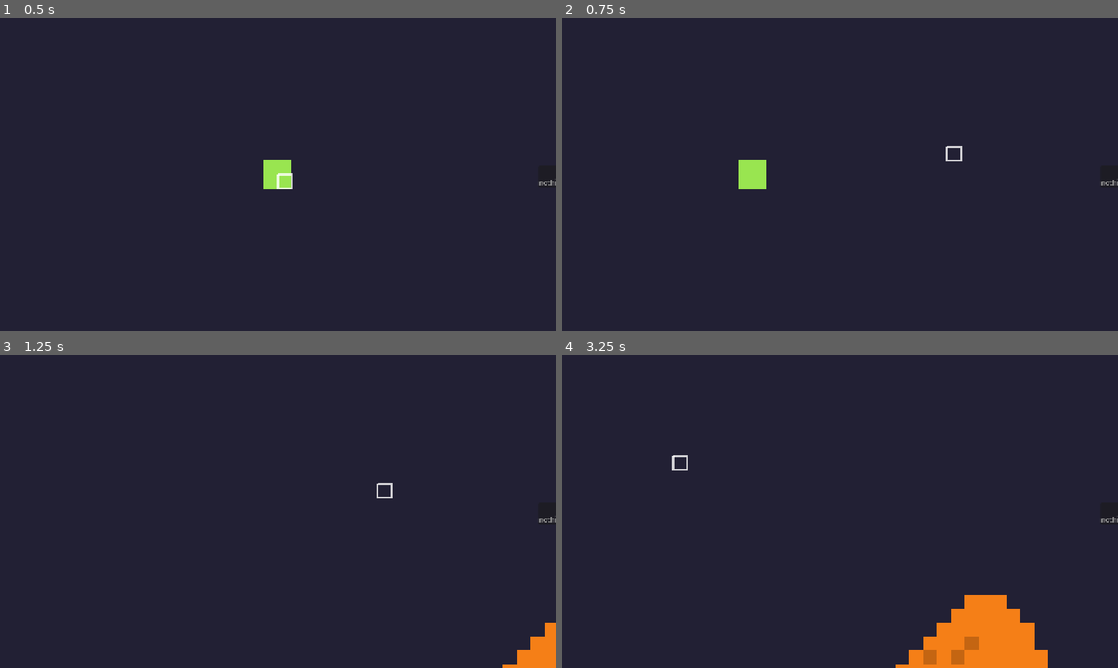
Above: before the commit, frames 1-4 (two rows, left to right).
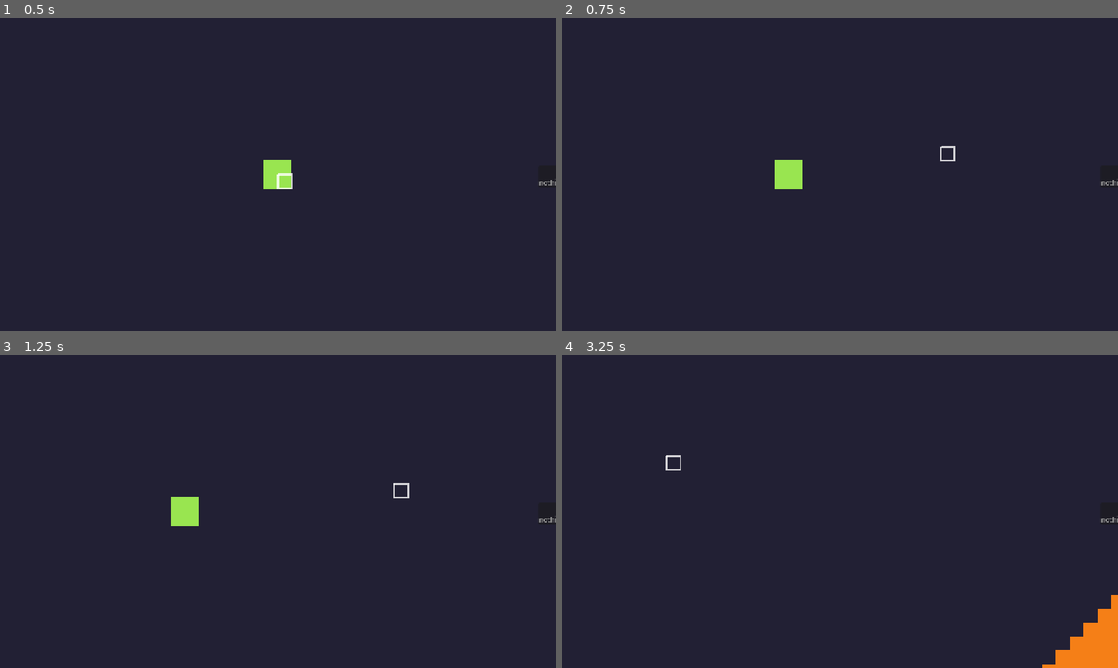
Above: after the commit, the same moments.

Repository: Relieur/David
Game: Godot game, scene res://scene/wolrd.tscn
The game is run twice, just before and just after one commit, with the same random seed, the same clock (stepped at 60 frames per second) and the same inputs. The project has no main scene, so this scene is started directly.
Inputs (mouse positions are in pixels of both pictures, inside the frame that each line leads up to):
- Up to frame 1 (0.5 s): no input
- Up to frame 2 (0.75 s): tap Enter at 0.5 s; move the mouse to (962, 158) at 0.52 s; hold D (move_right) from 0.53 s (still down); tap Space at 0.6 s; click (962, 158) at 0.67 s
- Up to frame 3 (1.25 s): keep holding D (move_right); tap Space at 0.77, 1.07 s
- Up to frame 4 (3.25 s): release D (move_right) at 1.25 s; drag from (1084, 658) to (812, 574) at 1.27 s; tap Space at 2, 2.1 s; move the mouse to (1029, 642) at 2.02 s; hold D (move_right) 2.03-2.75 s; click (1029, 642) at 2.17 s; drag from (928, 658) to (673, 464) at 2.77 s

Frame 1 is identical in both runs. In frame 2, 1.0% of the frame differs, in the area x 31-72%, y 40-55%; in frame 3, 1.3%; in frame 4, 5.6%, in the area x 18-100%, y 32-100%.

Commit message:
加入空格回家
输入空格回到开始视角

Diff:
--- a/script/camera_2d.gd
+++ b/script/camera_2d.gd
@@ -7,6 +7,7 @@
 @export var limit_to_map:bool=true
 
 var _target_position:Vector2
+var _home_position:Vector2
 var map_size_px:Vector2=Vector2(2048,2048)
 var viewport_size:Vector2=Vector2(1280,720)
 
@@ -14,8 +15,10 @@
 
 func _ready() -> void:
 	make_current()
+	zoom=Vector2(zoom_level,zoom_level)
+	viewport_size=get_viewport_rect().size
 	_target_position=position
-	viewport_size=get_viewport_rect().size
+	_home_position=position
 
 
 func _process(delta: float) -> void:
@@ -41,3 +44,7 @@
 func set_target(pos: Vector2) -> void:
 	position = pos
 	_target_position = pos
+	_home_position=pos
+func _input(event: InputEvent) -> void:
+	if event is InputEventKey and event.keycode==KEY_SPACE and event.pressed and not event.echo:
+		_target_position=_home_position
